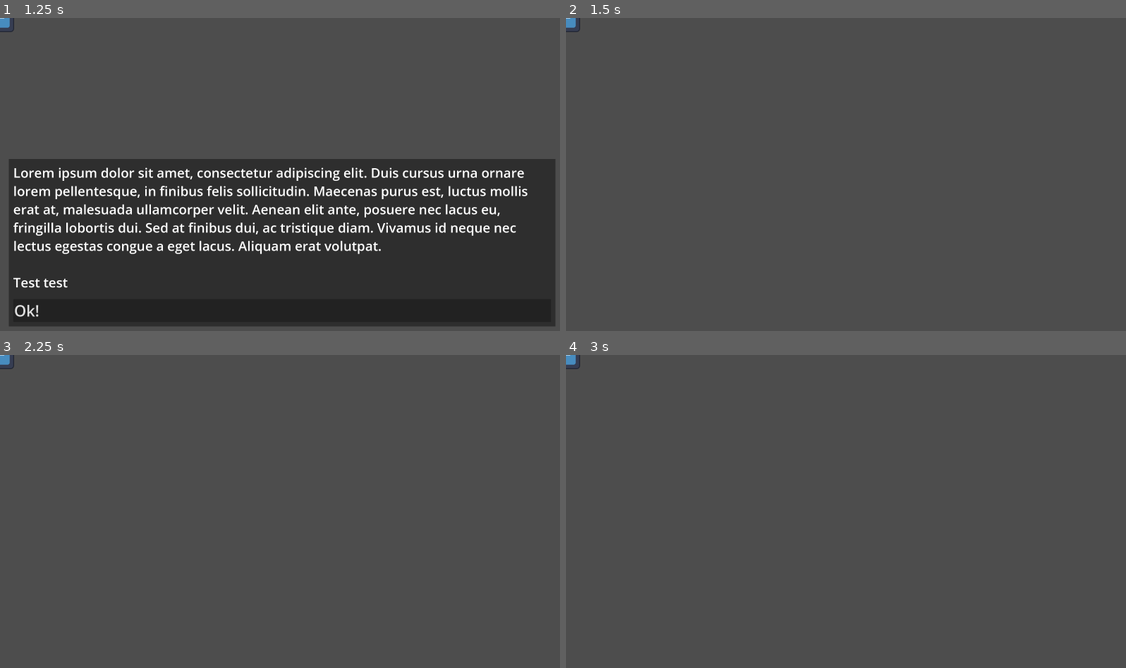
Above: before the commit, frames 1-4 (two rows, left to right).
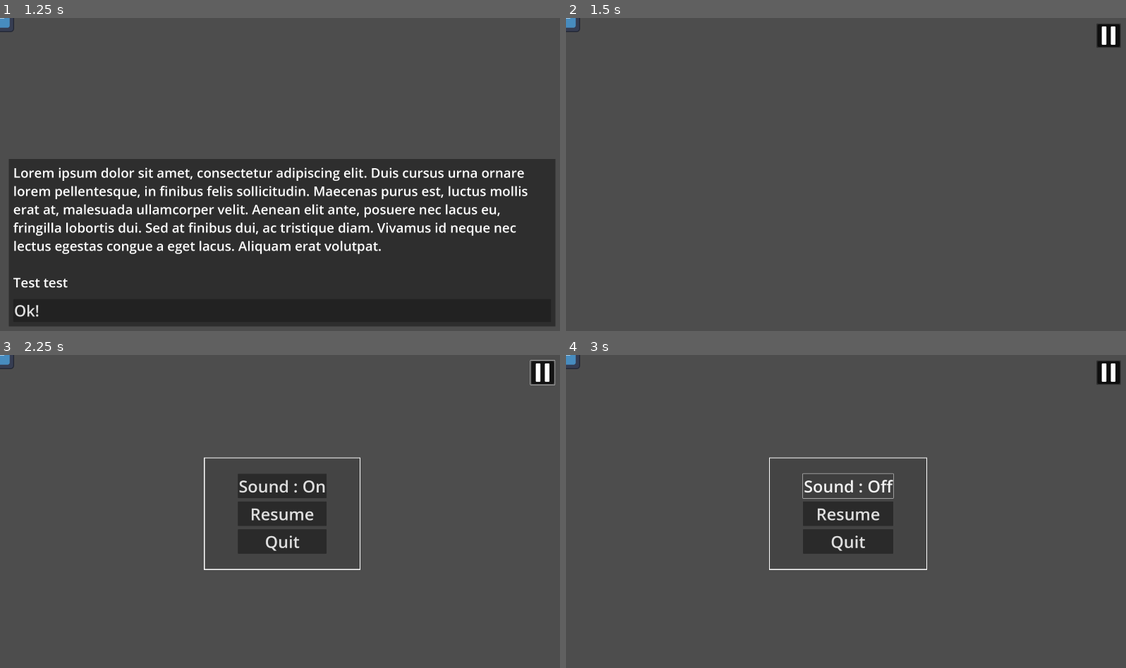
Above: after the commit, the same moments.

Repository: NervzZ/Designing-learning-tools-project
Game: Godot game, scene res://UI/MainMenu.tscn
The game is run twice, just before and just after one commit, with the same random seed, the same clock (stepped at 60 frames per second) and the same inputs. The engine's default icon, where the game draws it, is replaced by a stand-in: a white triangle on a blue panel in a dark square.
Inputs (mouse positions are in pixels of both pictures, inside the frame that each line leads up to):
- Up to frame 1 (1.25 s): click "Test Level" at 0.5 s
- Up to frame 2 (1.5 s): click "Ok!" at 1.25 s
- Up to frame 3 (2.25 s): click (543, 373) at 2.02 s
- Up to frame 4 (3 s): click (846, 486) at 2.75 s, where only the run after the commit has a clickable "Sound : On"

Frame 1 is identical in both runs. In frame 2, 0.3% of the frame differs, in the area x 94-99%, y 1-10%; in frame 3, 4.3%, in the area x 36-100%, y 1-69%; in frame 4, 3.4%.

Commit message:
working pause menu added, also added mute button to help manage sounds and refactored some code to fix UI behavior with said menu

Diff:
--- /dev/null
+++ b/Assets/Icons/pause.svg
@@ -0,0 +1 @@
+<svg xmlns="http://www.w3.org/2000/svg" viewBox="0 0 512 512" style="height: 512px; width: 512px;"><rect fill="#000000" fill-opacity="0.7" height="512" width="512" rx="32" ry="32"></rect><g class="" transform="translate(0,0)" style=""><path d="M120.16 45A20.162 20.162 0 0 0 100 65.16v381.68A20.162 20.162 0 0 0 120.16 467h65.68A20.162 20.162 0 0 0 206 446.84V65.16A20.162 20.162 0 0 0 185.84 45h-65.68zm206 0A20.162 20.162 0 0 0 306 65.16v381.68A20.162 20.162 0 0 0 326.16 467h65.68A20.162 20.162 0 0 0 412 446.84V65.16A20.162 20.162 0 0 0 391.84 45h-65.68z" fill="#fff" fill-opacity="1"></path></g></svg>
--- a/Scripts/Global/GameManager.gd
+++ b/Scripts/Global/GameManager.gd
@@ -1,10 +1,18 @@
 extends Node
 
-var dialogueScene: PackedScene = preload("res://UI/Dialogue.tscn")
-var currentPrompt: Control
+var dialogueScene : PackedScene = preload("res://UI/Dialogue.tscn")
+var currentPrompt : Control
 var click = preload("res://Assets/Sounds/SFX/click.wav")
+var muted = false
+@onready var hud : CanvasLayer = preload("res://UI/HUD.tscn").instantiate()
+@onready var pauseMenu : Control = preload("res://UI/PauseMenu.tscn").instantiate()
 
 @onready var root = get_tree().get_root()
+
+func _ready():
+	root.add_child.call_deferred(hud)
+	hud.add_child(pauseMenu)
+	hud.visible = false
 
 func on_player_touched():
 	displayPrompt(Dialogues.greenObstacleHit)
@@ -14,6 +22,7 @@
 	#overrides current prompt if present
 	closePrompt()
 
+	hud.visible = false
 	currentPrompt = dialogueScene.instantiate()
 	var choiceBox: VBoxContainer = currentPrompt.get_node("OuterMargin/Panel/InnerMargin/VBoxContainer")
 	var text: RichTextLabel = choiceBox.get_node("Text")
@@ -37,12 +46,28 @@
 
 	root.add_child(currentPrompt)
 
+func closePrompt():
+	if currentPrompt != null:
+		currentPrompt.queue_free()
+		hud.visible = true
+
 func _playClick():
 	SoundManager.play_ui(click)
 
-func closePrompt():
-	if currentPrompt != null:
-		currentPrompt.queue_free()
+#used to pause runtime of the game (stops frames and physical simulation)
+func pause():
+	get_tree().paused = true
+
+func unPause():
+	get_tree().paused = false
+
+func openMenu():
+	pauseMenu.visible = true
+	pause()
+
+func toggleSound():
+	#TODO implement sound toggling (used in menu to mute/unmute sounds)
+	muted = !muted
 
 #closes the game
 func quit():
--- a/Scripts/Global/LevelLoader.gd
+++ b/Scripts/Global/LevelLoader.gd
@@ -1,6 +1,7 @@
 extends Node
 
 #Levels global variables
+var mainMenu = preload("res://UI/MainMenu.tscn")
 var firstLevel = preload("res://Levels/FirstLevel.tscn");
 var testLevel = preload("res://Levels/TestLevel.tscn");
 
--- /dev/null
+++ b/Scripts/UI/HUD.gd
@@ -0,0 +1,9 @@
+extends CanvasLayer
+
+@onready var pauseButton : Button = get_node("PauseButton")
+
+func _ready():
+	pauseButton.pressed.connect(self._pause_pressed)
+
+func _pause_pressed():
+	GameManager.openMenu()
--- a/Scripts/MainMenu.gd
+++ b/Scripts/UI/MainMenu.gd
@@ -6,6 +6,7 @@
 var click = preload("res://Assets/Sounds/SFX/click.wav")
 
 func _ready():
+	GameManager.hud.visible = false
 	startButton.pressed.connect(self._start_pressed)
 	exitButton.pressed.connect(self._exit_pressed)
 	testLevelButton.pressed.connect(self._test_level_pressed)
@@ -13,6 +14,7 @@
 func _start_pressed():
 	LevelLoader.changeLevel(LevelLoader.firstLevel)
 	SoundManager.play_ui(click)
+	GameManager.hud.visible = true
 
 func _exit_pressed():
 	GameManager.quit()
@@ -21,3 +23,4 @@
 func _test_level_pressed():
 	LevelLoader.changeLevel(LevelLoader.testLevel)
 	SoundManager.play_ui(click)
+	GameManager.hud.visible = true
--- /dev/null
+++ b/Scripts/UI/PauseMenu.gd
@@ -0,0 +1,29 @@
+extends Control
+
+@onready var soundButton : Button = get_node("PanelContainer/MarginContainer/VBoxContainer/Sound")
+@onready var resumeButton : Button = get_node("PanelContainer/MarginContainer/VBoxContainer/Resume")
+@onready var quitButton : Button = get_node("PanelContainer/MarginContainer/VBoxContainer/Quit")
+
+func _ready():
+	#used to make this node always process (aka not pausable)
+	process_mode = Node.PROCESS_MODE_ALWAYS
+
+	visible = false
+	soundButton.pressed.connect(self._sound_pressed)
+	resumeButton.pressed.connect(self._resume_pressed)
+	quitButton.pressed.connect(self._quit_pressed)
+
+func _sound_pressed():
+	GameManager.toggleSound()
+	if GameManager.muted:
+		soundButton.text = "Sound : Off"
+	else:
+		soundButton.text = "Sound : On"
+
+func _resume_pressed():
+	GameManager.unPause()
+	visible = false
+
+func _quit_pressed():
+	LevelLoader.changeLevel(LevelLoader.mainMenu)
+	_resume_pressed()
--- /dev/null
+++ b/UI/HUD.tscn
@@ -0,0 +1,15 @@
+[gd_scene load_steps=3 format=3 uid="uid://du2ypvars5jtp"]
+
+[ext_resource type="Script" path="res://Scripts/UI/HUD.gd" id="1_hp53h"]
+[ext_resource type="Texture2D" uid="uid://b5k4yr7xmaop7" path="res://Assets/Icons/pause.svg" id="2_4s0yp"]
+
+[node name="Hud" type="CanvasLayer"]
+layer = 10
+script = ExtResource("1_hp53h")
+
+[node name="PauseButton" type="Button" parent="."]
+offset_left = 2407.0
+offset_top = 25.0
+offset_right = 2517.0
+offset_bottom = 135.0
+icon = ExtResource("2_4s0yp")
--- a/UI/MainMenu.tscn
+++ b/UI/MainMenu.tscn
@@ -1,6 +1,6 @@
 [gd_scene load_steps=2 format=3 uid="uid://ddlk75edmuyig"]
 
-[ext_resource type="Script" path="res://Scripts/MainMenu.gd" id="1_4818p"]
+[ext_resource type="Script" path="res://Scripts/UI/MainMenu.gd" id="1_rlqq1"]
 
 [node name="MainMenu" type="Control"]
 layout_mode = 3
@@ -9,7 +9,7 @@
 offset_bottom = 1440.0
 size_flags_horizontal = 4
 size_flags_vertical = 4
-script = ExtResource("1_4818p")
+script = ExtResource("1_rlqq1")
 
 [node name="MarginContainer" type="MarginContainer" parent="."]
 layout_mode = 1
--- /dev/null
+++ b/UI/PauseMenu.tscn
@@ -0,0 +1,62 @@
+[gd_scene load_steps=3 format=3 uid="uid://ov3w2fol4tne"]
+
+[ext_resource type="Script" path="res://Scripts/UI/PauseMenu.gd" id="1_ev8ia"]
+
+[sub_resource type="StyleBoxFlat" id="StyleBoxFlat_3n6jo"]
+bg_color = Color(0.262745, 0.262745, 0.262745, 0.898039)
+border_width_left = 4
+border_width_top = 4
+border_width_right = 4
+border_width_bottom = 4
+border_color = Color(1, 1, 1, 1)
+
+[node name="PauseMenu" type="Control"]
+layout_mode = 3
+anchors_preset = 15
+anchor_right = 1.0
+anchor_bottom = 1.0
+grow_horizontal = 2
+grow_vertical = 2
+script = ExtResource("1_ev8ia")
+
+[node name="PanelContainer" type="PanelContainer" parent="."]
+layout_mode = 1
+anchors_preset = 8
+anchor_left = 0.5
+anchor_top = 0.5
+anchor_right = 0.5
+anchor_bottom = 0.5
+offset_left = -20.0
+offset_top = -20.0
+offset_right = 20.0
+offset_bottom = 20.0
+grow_horizontal = 2
+grow_vertical = 2
+theme_override_styles/panel = SubResource("StyleBoxFlat_3n6jo")
+
+[node name="MarginContainer" type="MarginContainer" parent="PanelContainer"]
+layout_mode = 2
+theme_override_constants/margin_left = 150
+theme_override_constants/margin_top = 70
+theme_override_constants/margin_right = 150
+theme_override_constants/margin_bottom = 70
+
+[node name="VBoxContainer" type="VBoxContainer" parent="PanelContainer/MarginContainer"]
+layout_mode = 2
+theme_override_constants/separation = 15
+
+[node name="Sound" type="Button" parent="PanelContainer/MarginContainer/VBoxContainer"]
+layout_mode = 2
+theme_override_font_sizes/font_size = 75
+text = "Sound : On"
+
+[node name="Resume" type="Button" parent="PanelContainer/MarginContainer/VBoxContainer"]
+layout_mode = 2
+theme_override_font_sizes/font_size = 75
+text = "Resume"
+
+[node name="Quit" type="Button" parent="PanelContainer/MarginContainer/VBoxContainer"]
+layout_mode = 2
+theme_override_font_sizes/font_size = 75
+text = "Quit
+"
Not shown, added: Assets/Icons/pause.svg.import
